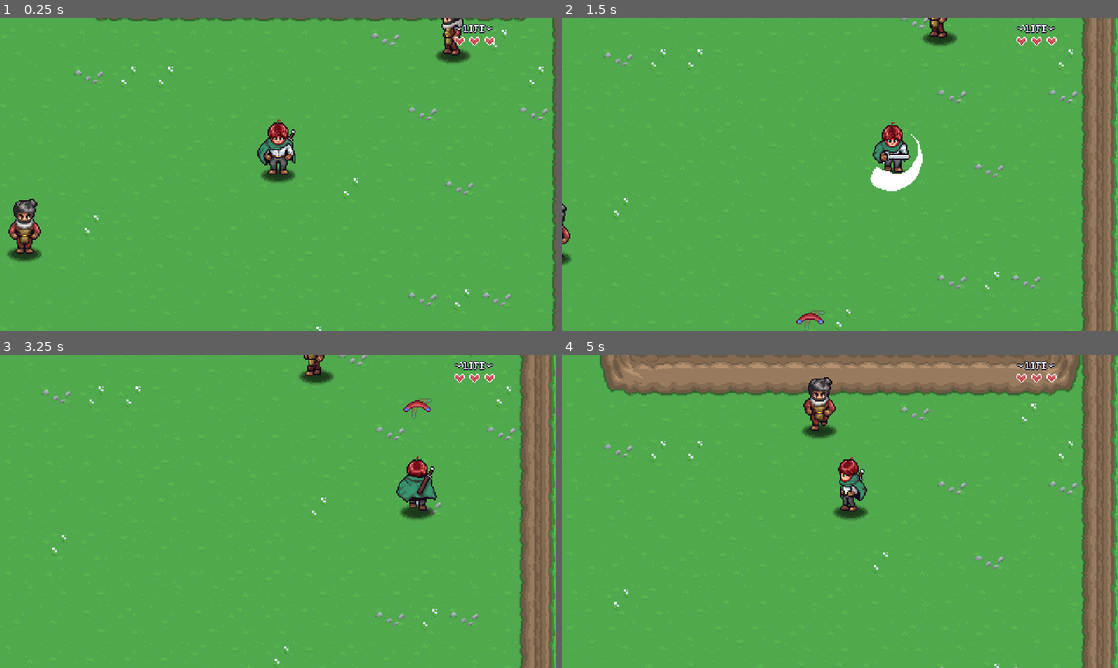
Above: before the commit, frames 1-4 (two rows, left to right).
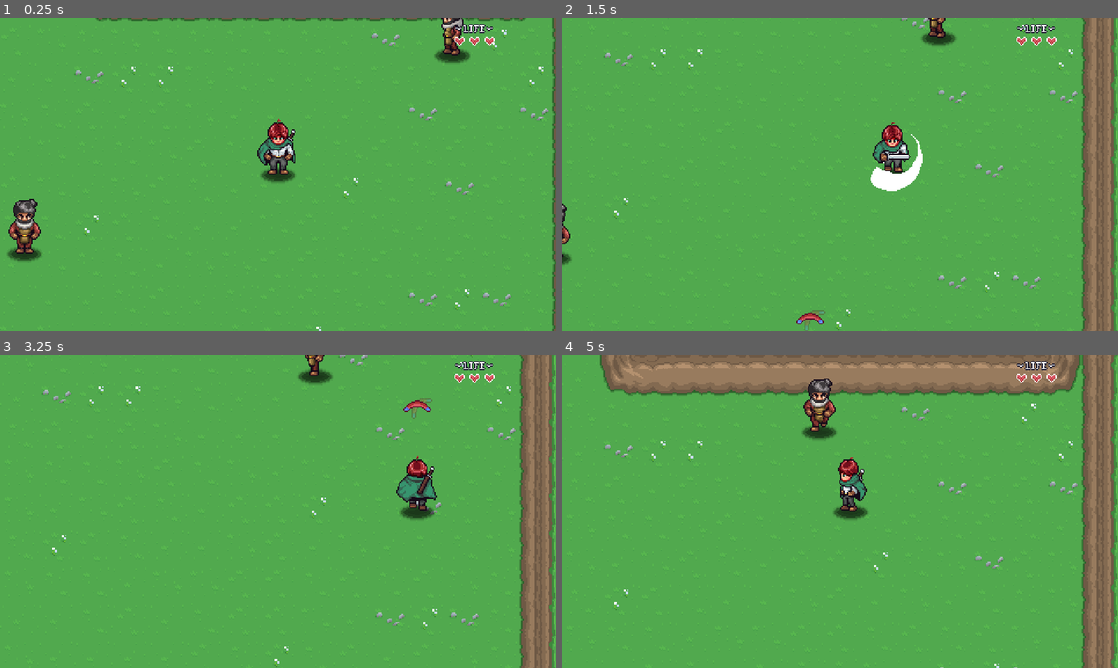
Above: after the commit, the same moments.

Repository: Tonkadora/ARPG
Game: Godot game, scene res://Levels/Area01/02.tscn
Same seed, same stepped clock (60 frames per second), same inputs: the game is played once before the commit and once after it. Sound files missing from this copy of the repository are replaced by a short silence.
Inputs:
- Up to frame 1 (0.25 s): no input
- Up to frame 2 (1.5 s): tap Enter (ui_accept) at 0.5, 0.77 s; hold Right (move_right) 0.53-1.28 s; hold R (ability) 0.53-1.28 s; hold Down (move_down) from 1.28 s (still down); tap Space (attack) at 1.35 s
- Up to frame 3 (3.25 s): tap Enter (ui_accept) at 1.52, 3.02 s; release Down (move_down) at 2.03 s; hold Right (move_right) 2.03-2.78 s; hold E (interact) 2.03-2.78 s; hold Up (move_up) from 2.78 s (still down); tap R (ability) at 2.85 s
- Up to frame 4 (5 s): release Up (move_up) at 3.53 s; hold Space (attack) 3.53-4.28 s; hold Left (move_left) from 3.53 s (still down); tap Enter (ui_accept) at 3.77, 4.52 s; tap E (interact) at 4.35 s

The runs differ from the first frame. In frame 1, less than 0.1% of the frame differs, in the area x 78-81%, y 10-15%; in frame 2, 0.1%; in frame 3, 0.1%; in frame 4, 0.5%, in the area x 43-50%, y 7-28%.

Commit message:
bug fixes

Diff:
--- a/GUI/DialogSystem/Scripts/dialog_system.gd
+++ b/GUI/DialogSystem/Scripts/dialog_system.gd
@@ -106,7 +106,11 @@
 
 func start_timer():
 	timer.wait_time = text_speed
-
+	var char = plain_text[content.visible_characters - 1]
+	if ".:;!?".contains(char):
+		timer.wait_time *= 4
+	elif ", ".contains(char):
+		timer.wait_time *= 2
 	timer.start()
 
 
--- a/GUI/DialogSystem/Scripts/portrait_sprite.gd
+++ b/GUI/DialogSystem/Scripts/portrait_sprite.gd
@@ -34,18 +34,19 @@
 		mouth_open_frames += 3
 		audio_stream_player.pitch_scale = randf_range(audio_pitch_base - 0.04, audio_pitch_base + 0.04)
 		audio_stream_player.play()
-
-	elif ".,!?".contains(l):
+	elif ".,!?:;".contains(l):
+		audio_stream_player.pitch_scale = audio_pitch_base - 0.1
+		audio_stream_player.play()
 		mouth_open_frames = 0
 
 	if mouth_open_frames > 0:
 		mouth_open_frames -= 1
 
-
-
 	if mouth_open_frames == 0:
-		open_mouth = false
-
+		if open_mouth:
+			open_mouth = false
+			audio_stream_player.pitch_scale = randf_range(audio_pitch_base - 0.08, audio_pitch_base + 0.02)
+			audio_stream_player.play()
 
 func blinking():
 	if blink == false:
--- a/Levels/Area01/02.tscn
+++ b/Levels/Area01/02.tscn
@@ -168,3 +168,9 @@
 [node name="PatrolLocation2" parent="NPC2/NPCBehaviorPatrol" instance=ExtResource("11_2gi35")]
 modulate = Color(0, 0, 1, 1)
 position = Vector2(198, 86)
+
+[node name="DialogInteraction" parent="NPC2" instance=ExtResource("10_gv3ad")]
+
+[node name="DialogText" type="Node" parent="NPC2/DialogInteraction"]
+script = ExtResource("11_43fy1")
+text = "Hi how are you, Hero?"
--- a/NPC/Scripts/npc_behavior_patrol.gd
+++ b/NPC/Scripts/npc_behavior_patrol.gd
@@ -8,6 +8,12 @@
 var patrol_locations: Array[PatrolLocation]
 var current_location_index: int = 0
 var target: PatrolLocation
+
+var has_started: bool = false
+var last_phase: String = ""
+var direction: Vector2
+
+@onready var timer = $Timer
 
 
 func _ready():
@@ -31,7 +37,7 @@
 		return
 
 	if npc.global_position.distance_to(target.target_position) < 1:
-		start()
+		idle_phase()
 
 
 
@@ -39,6 +45,16 @@
 	if npc.do_behavior == false or patrol_locations.size() < 2:
 		return
 
+	if has_started:
+		if timer.time_left == 0:
+			walk_phase()
+		return
+
+	has_started = true
+
+	idle_phase()
+
+func idle_phase():
 	#IDLE
 	npc.global_position = target.target_position
 	npc.state = "idle"
@@ -53,14 +69,20 @@
 
 	target = patrol_locations[current_location_index]
 
-	await get_tree().create_timer(wait_time).timeout
-	#WALK
+
+	if wait_time > 0:
+		timer.start(wait_time)
+		await timer.timeout
 
 	if npc.do_behavior == false:
 		return
 
+	walk_phase()
+
+
+func walk_phase():
 	npc.state = "walk"
-	var direction = global_position.direction_to(target.target_position)
+	direction = global_position.direction_to(target.target_position)
 	npc.direction = direction
 	npc.velocity = walk_speed * direction
 	npc.update_direction(target.target_position)
--- a/NPC/Scripts/npc_behavior_wander.gd
+++ b/NPC/Scripts/npc_behavior_wander.gd
@@ -40,6 +40,8 @@
 	npc.update_animation()
 	await get_tree().create_timer(randf() * idle_duration + idle_duration * 0.5).timeout
 	#WALK
+	if npc.do_behavior == false:
+		return
 	npc.state = "walk"
 	var dir = DIRECTIONS[randi_range(0,3)]
 	npc.direction = dir
--- a/NPC/Scripts/npc_resource.gd
+++ b/NPC/Scripts/npc_resource.gd
@@ -4,4 +4,4 @@
 @export var npc_name: String = ""
 @export var sprite: Texture
 @export var portrait: Texture
-@export var dialog_audio_pitch: float = 1.0
+@export_range(0.5, 1.8, 0.02) var dialog_audio_pitch: float = 1.0
--- a/NPC/npc_behavior_patrol.tscn
+++ b/NPC/npc_behavior_patrol.tscn
@@ -4,3 +4,6 @@
 
 [node name="NPCBehaviorPatrol" type="Node2D"]
 script = ExtResource("1_2bwyv")
+
+[node name="Timer" type="Timer" parent="."]
+one_shot = true
Not shown: 1 places in NPC/npc_behavior_wander.tscn that only renumber resources
